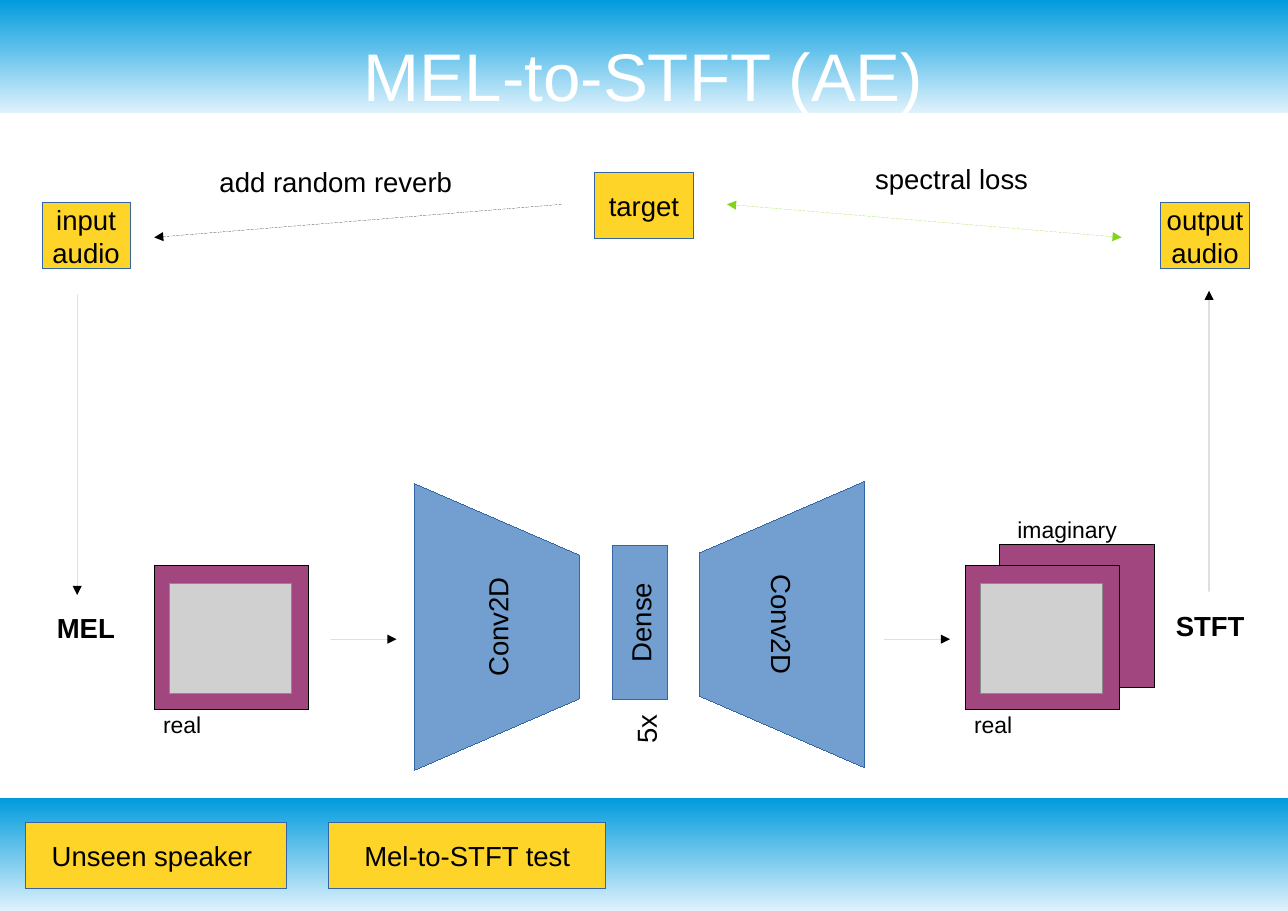
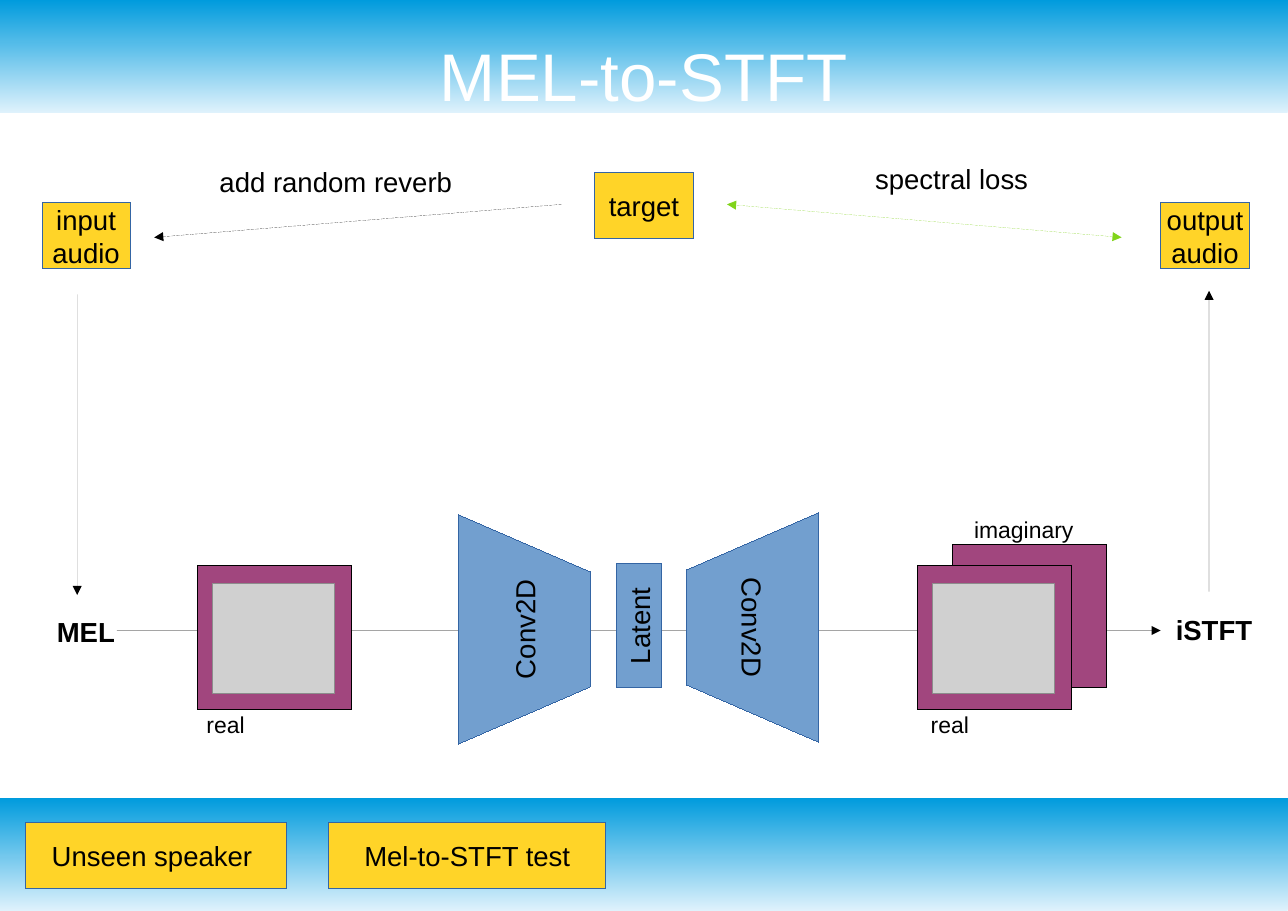
Before and after one commit to jakobatgithub/unreverb, a slide deck: slide 12 of project_presentation.odp (slide 13 before the commit). Drawn at 1288x911 pixels with LibreOffice and Linux fonts; fonts in the diff are those of the drawing; grey boxes stand for pictures. Boxes give left, top, right and bottom in pixels: in the first picture for what was removed or moved away, otherwise in the second. Text is boxed around its words. In the diff, an @@ line names an element or a change of style, - is before the commit and + after.

```diff
--- a/project_presentation.odp
+++ b/project_presentation.odp
@@ title at [440,48,847,114]: text changed @@
-MEL-to-STFT (AE)
+MEL-to-STFT
@@ freeform shape "Conv2D": place and size @@
-freeform shape "Conv2D" at [414,484,580,770]
+freeform shape "Conv2D" at [458,515,591,744]
@@ freeform shape "Conv2D": place and size @@
-freeform shape "Conv2D" at [700,481,865,768]
+freeform shape "Conv2D" at [686,512,819,742]
@@ text "imaginary": place and size @@
-text "imaginary" at [1017,521,1116,543]
+text "imaginary" at [974,521,1073,543]
@@ 1 picture, 1 text, 1 rectangle: place and size @@
-1 picture, 1 text, 1 rectangle at [154,566,309,734]
+1 picture, 1 text, 1 rectangle at [197,566,351,734]
@@ rectangle removed at [613,545,668,700] @@
-Dense
@@ rectangle added at [617,564,661,688], fill #729FCF, outline #3465A4 0 pt, 18 pt, text #000000 @@
+Latent
@@ rectangle: place and size @@
-rectangle at [1000,544,1155,688]
+rectangle at [918,566,1072,710]
@@ rectangle: place and size @@
-rectangle at [965,566,1119,710]
+rectangle at [952,544,1106,688]
@@ picture: place and size @@
-picture at [981,584,1102,694]
+picture at [933,584,1054,694]
@@ text "MEL": place and size @@
-text "MEL" at [57,619,115,638]
+text "MEL" at [57,623,115,642]
@@ text removed at [1176,616,1245,637] @@
-STFT
@@ text added at [1176,620,1252,641], 18 pt, text #000000, bold @@
+iSTFT
@@ arrow added from (117, 630) to (1161, 630), #000000 0 pt @@
@@ arrow removed from (331, 639) to (397, 639) @@
@@ arrow removed from (884, 639) to (950, 639) @@
@@ text removed at [632,717,663,742] @@
-5x
@@ text "real": place and size @@
-text "real" at [974,716,1012,734]
+text "real" at [931,716,969,734]
```
Also in this commit, not shown: 5 other slides changed, 1 slide removed, 1 other file.
